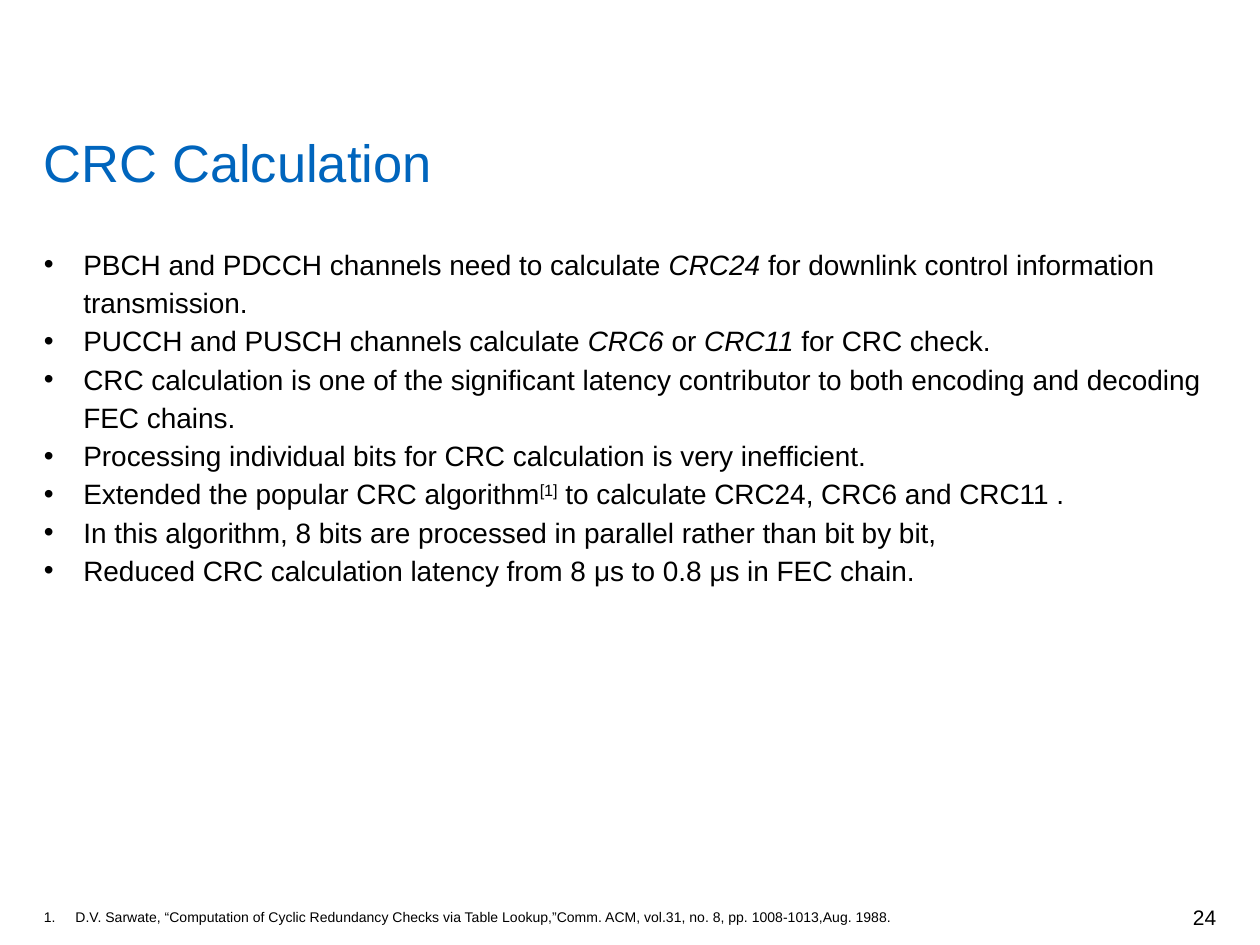
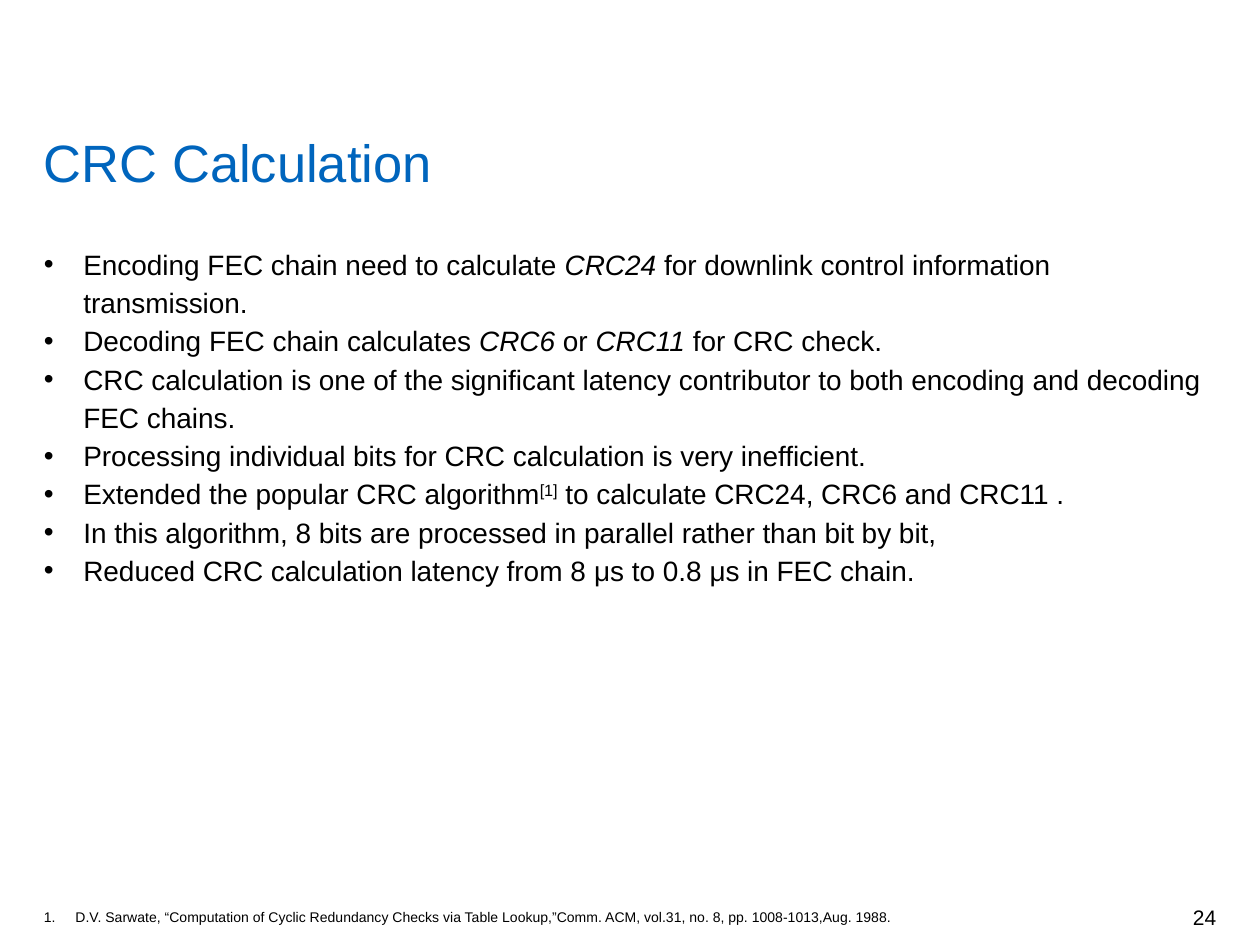
Before and after one commit to yadhu1961/thesis_5GPolorCodes, a slide deck: slide 24 of final_presentation/finalPpt1.4.pptx. Drawn at 1260x945 pixels with LibreOffice and Linux fonts; fonts in the diff are those of the drawing; background and template pictures are left out. Boxes give left, top, right and bottom in pixels: in the first picture for what was removed or moved away, otherwise in the second. Text is boxed around its words. In the diff, an @@ line names an element or a change of style, - is before the commit and + after.

```diff
--- a/final_presentation/finalPpt1.4.pptx
+++ b/final_presentation/finalPpt1.4.pptx
@@ text at [83,254,1050,357]: text changed @@
-• PBCH and PDCCH channels need to calculate CRC24 for downlink control information transmission.
-• PUCCH and PUSCH channels calculate CRC6 or CRC11 for CRC check.
+• Encoding FEC chain need to calculate CRC24 for downlink control information transmission.
+• Decoding FEC chain calculates CRC6 or CRC11 for CRC check.
```
Also in this commit, not shown: 3 other slides changed, 2 other files.
